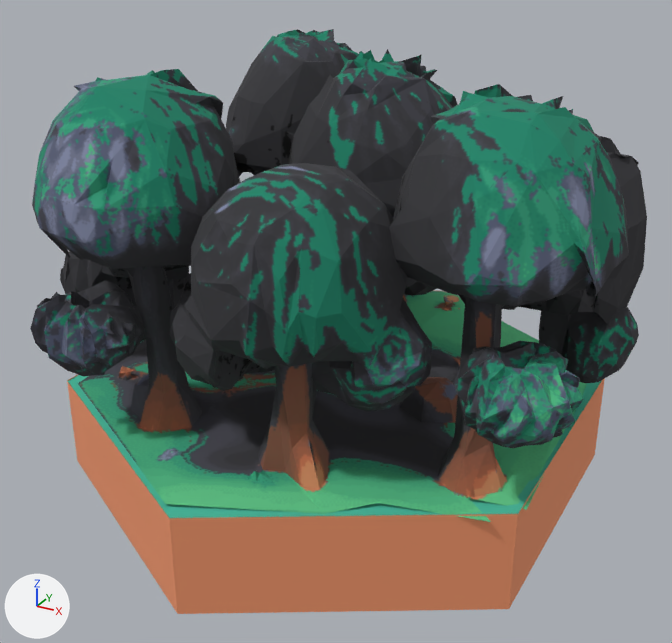
A saved change to the glTF model public/models/elven-forest-2.glb.
Camera for both pictures: a camera (50 mm lens) standing at (0.858, -1.566, 1.115) and looking at (0.003, -0.011, 0.337). The axes (+X, +Y, +Z) are drawn at lower left. The lights are the same throughout. The older version comes first. Where no turn or scale is listed for an object, it has been applied to the vertices. Vertices at exactly the same position are counted once.

The first picture shows 'geometry_0', 'hexBase'.
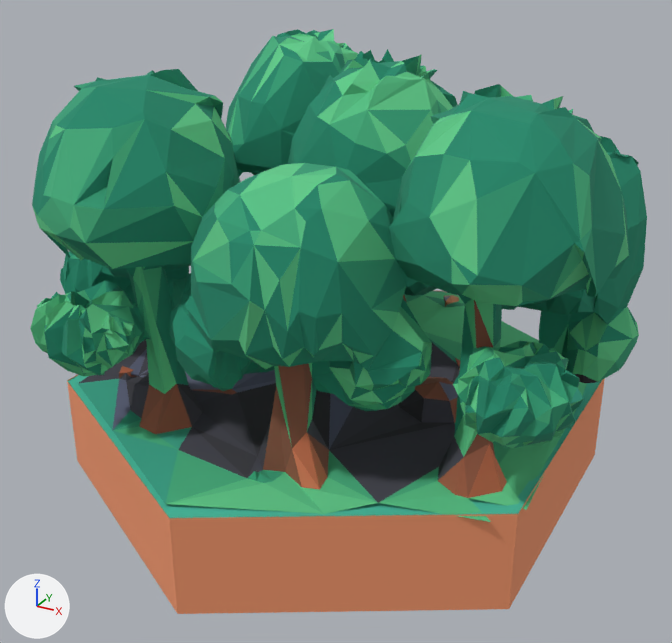
What changed in the scene script:
```text
Add img_colormap:
    img_colormap = load_image('colormap', '_unpacked/colormap', 512, 512, 'sRGB')
Add mat_kenney:
    mat_kenney = principled_material('kenney')
    mat_kenney.texture = img_colormap
    mat_kenney.roughness = 1.0
Change me_mesh_0:
    where me_mesh_0.from_pydata(...)  # 3879 vertices, 7786 faces; spans x -0.602..0.592, y -0.553..0.641, z 0.154..0.863
    used by ob_geometry_0; location = (0.0, 0.0, 0.0)
    verts and faces of me_mesh_0; kept vertices keep their numbers, new ones are numbered from 3879
    before: 331 (0.519, 0.171, 0.707) at pixel (631, 155), 379 (0.494, 0.131, 0.719) at pixel (613, 152), 380 (0.515, 0.144, 0.71) at pixel (625, 156), 541 (0.404, 0.082, 0.416), 576 (0.408, 0.089, 0.268)
    before: 610 (0.405, 0.078, 0.369) at pixel (538, 330)
    me_mesh_0 part 1
    add delete_faces([(331, 379, 380), (541, 610, 576)])
    add faces += [(331, 380, 379), (541, 576, 610)]
    me_mesh_0 part 2: 7786 faces spanning x -0.602..0.592, y -0.553..0.641, z 0.154..0.863 switch from mat_material_0 (picture img_image_0) to mat_kenney (picture img_colormap)
Change me_hexbase:
    where me_hexbase.from_pydata(...)  # 20 vertices, 24 faces; spans x -0.5..0.5, y -0.577..0.577, z 0.0..0.2
    used by ob_hexbase; location = (0.0, 0.0, 0.0)
    me_hexbase part 3: texture (UV) coordinates changed
```

Where the change shows, as pixel boxes (x1, y1, x2, y2) in the pictures (672 x 643 px; the box of a moved part takes in the faces that stretch with it):
part 1 of me_mesh_0, moved or reshaped
    both: (539, 153, 629, 343)
part 2 of me_mesh_0, recoloured (black to green)
    both: (30, 29, 647, 505)
